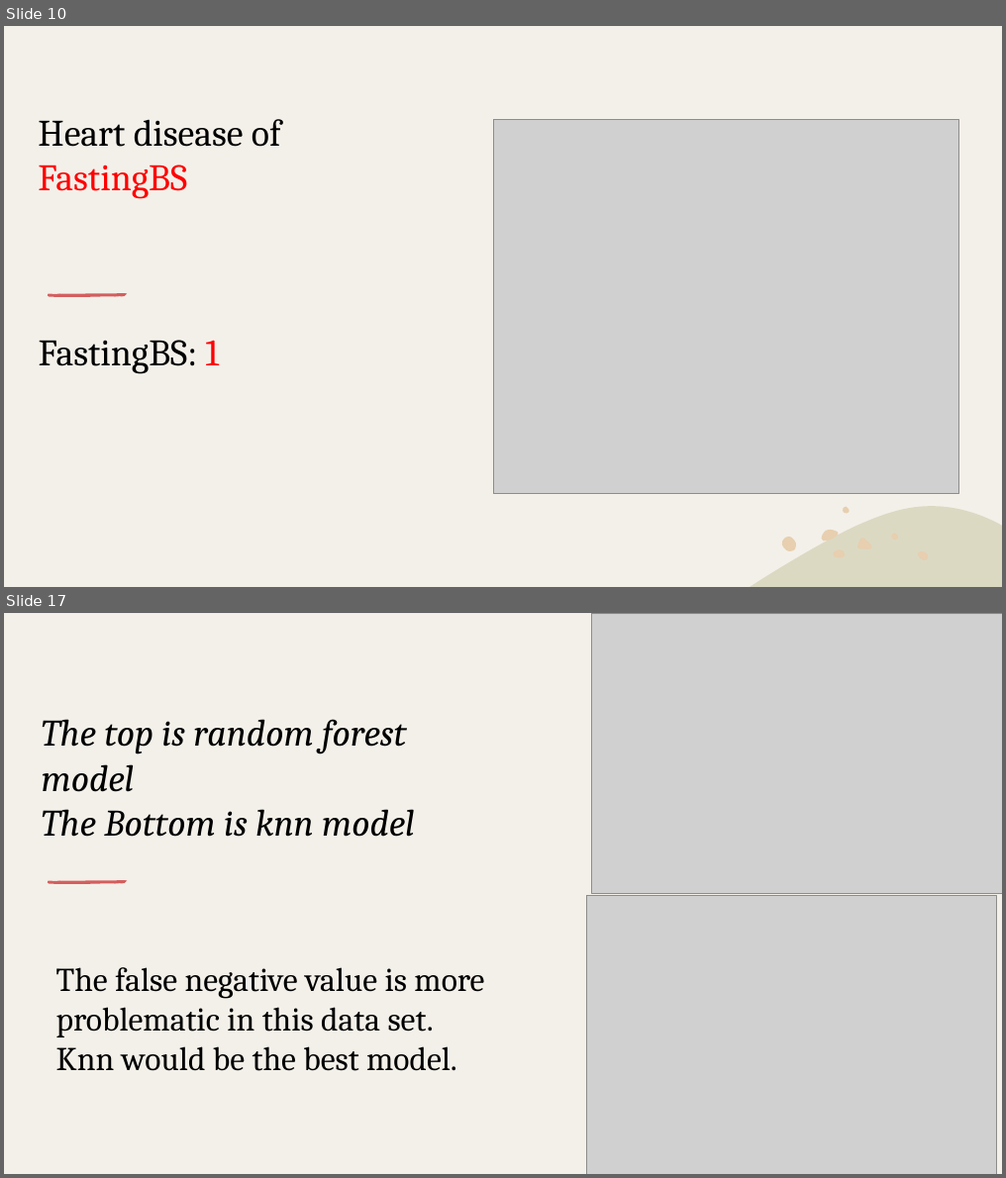
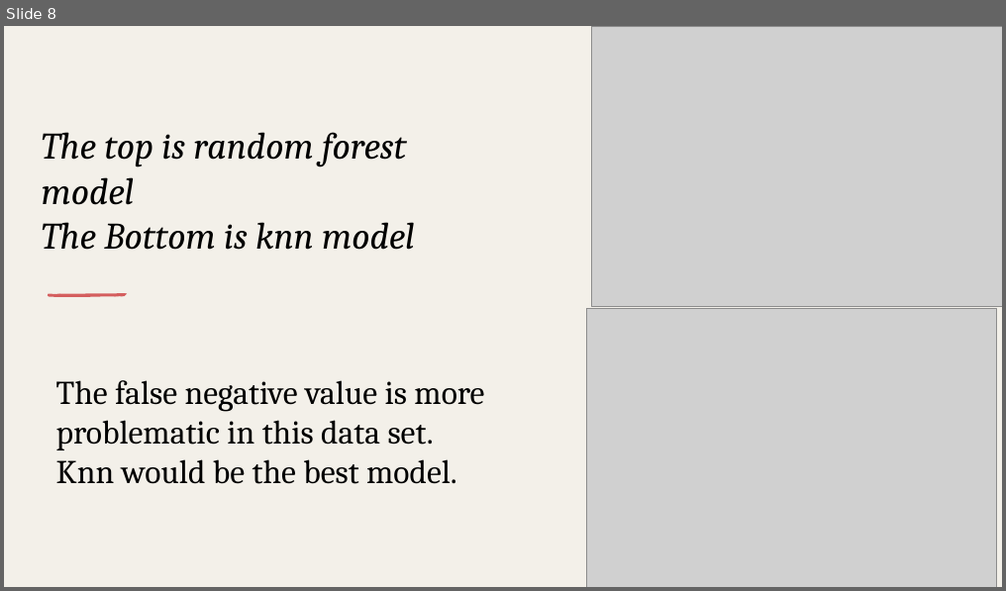
Before and after one commit to pingli10/part-2-project-5, a slide deck: Presentation1.pptx. Shown one above the other, each under a label of ours: slides 10 and 17 before the commit, slide 8 after it; the slides between them are not shown. The pictures are 1006x1178 and 1006x591 pixels, drawn with LibreOffice and Linux fonts; fonts in the diff are those of the drawing; grey boxes stand for pictures. Boxes give left, top, right and bottom in pixels: in the first picture for what was removed or moved away, otherwise in the second. Text is boxed around its words. In the diff, an @@ line names an element or a change of style, - is before the commit and + after.

```diff
--- a/Presentation1.pptx
+++ b/Presentation1.pptx
@@ slide 10 removed at (x1=4, y1=26, x2=1002, y2=587), background #F3F0E9; not listed: 2 template elements that a slide beside it also shows @@
@@ freeform shape removed at (x1=4, y1=26, x2=193, y2=115) @@
@@ rectangle removed at (x1=4, y1=26, x2=1002, y2=587) @@
@@ text removed at (x1=38, y1=119, x2=281, y2=199) @@
-Heart disease of FastingBS
@@ picture removed at (x1=494, y1=119, x2=959, y2=494) @@
@@ group removed at (x1=48, y1=293, x2=127, y2=297): 5 freeform shapes @@
@@ title removed at (x1=39, y1=340, x2=219, y2=374) @@
-FastingBS: 1
@@ freeform shape removed at (x1=803, y1=477, x2=1002, y2=587) @@
@@ freeform shape removed at (x1=748, y1=506, x2=1002, y2=587) @@
@@ group removed at (x1=779, y1=506, x2=931, y2=563): 7 freeform shapes @@
@@ what was slide 17 is now slide 8 @@
```
Also in this commit, not shown: 8 slides changed, 8 other slides removed.
